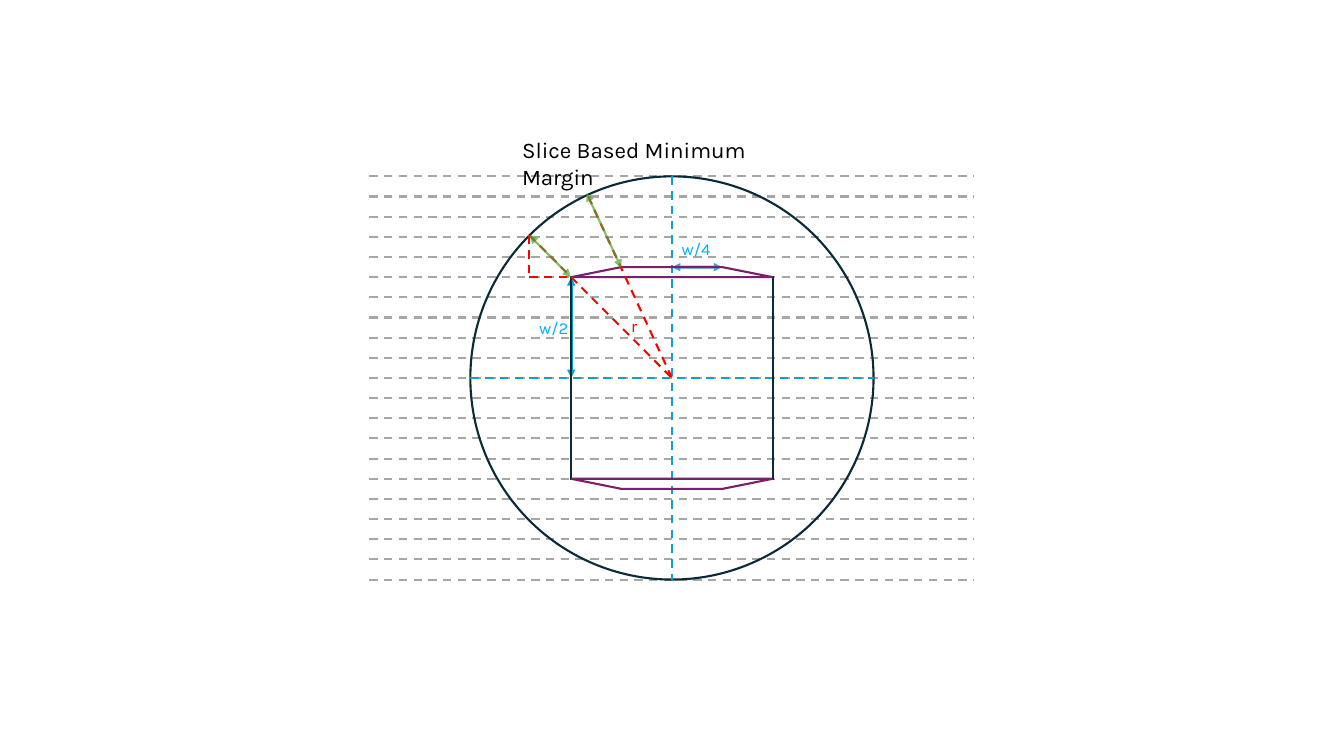
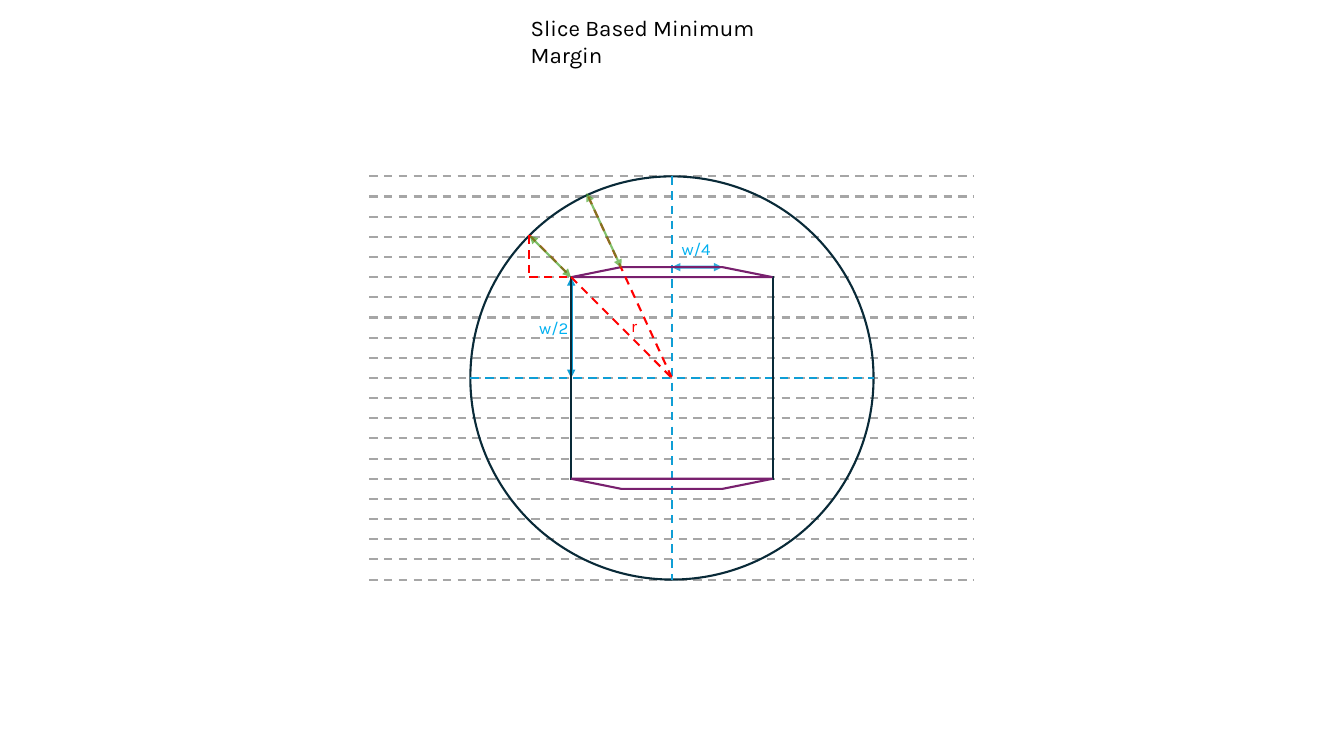
Before and after one commit to GregSal/StructureRelations, a slide deck: slide 4 of src/Images/Box_in_Circle/Box_in_Circle.pptx. Drawn at 1344x756 pixels with LibreOffice and Linux fonts; fonts in the diff are those of the drawing. Boxes give left, top, right and bottom in pixels: in the first picture for what was removed or moved away, otherwise in the second. Text is boxed around its words. In the diff, an @@ line names an element or a change of style, - is before the commit and + after.

```diff
--- a/src/Images/Box_in_Circle/Box_in_Circle.pptx
+++ b/src/Images/Box_in_Circle/Box_in_Circle.pptx
@@ text "Slice Based Minimum Margin": place and size @@
-text "Slice Based Minimum Margin" at (522, 142, 746, 192)
+text "Slice Based Minimum Margin" at (531, 20, 754, 69)
```
Also in this commit, not shown: 4 other slides changed, 3 slides added, 6 other files.
